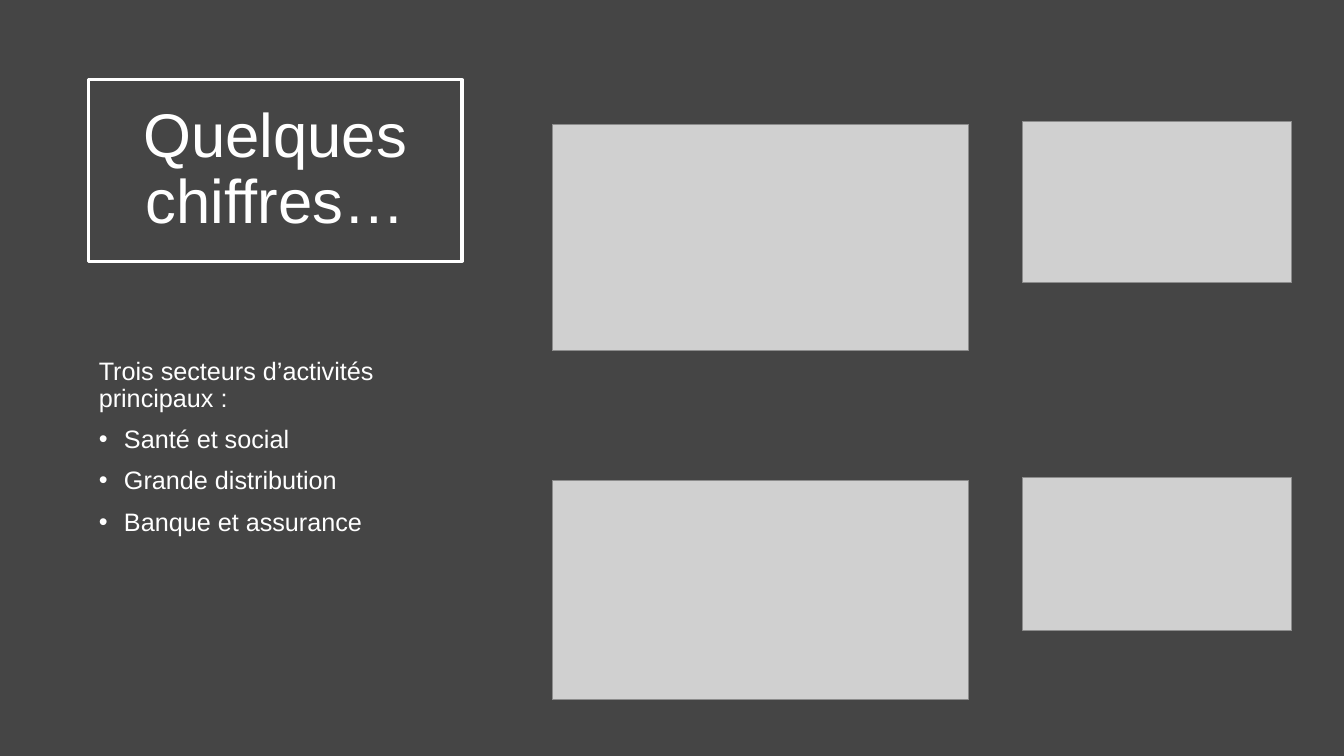
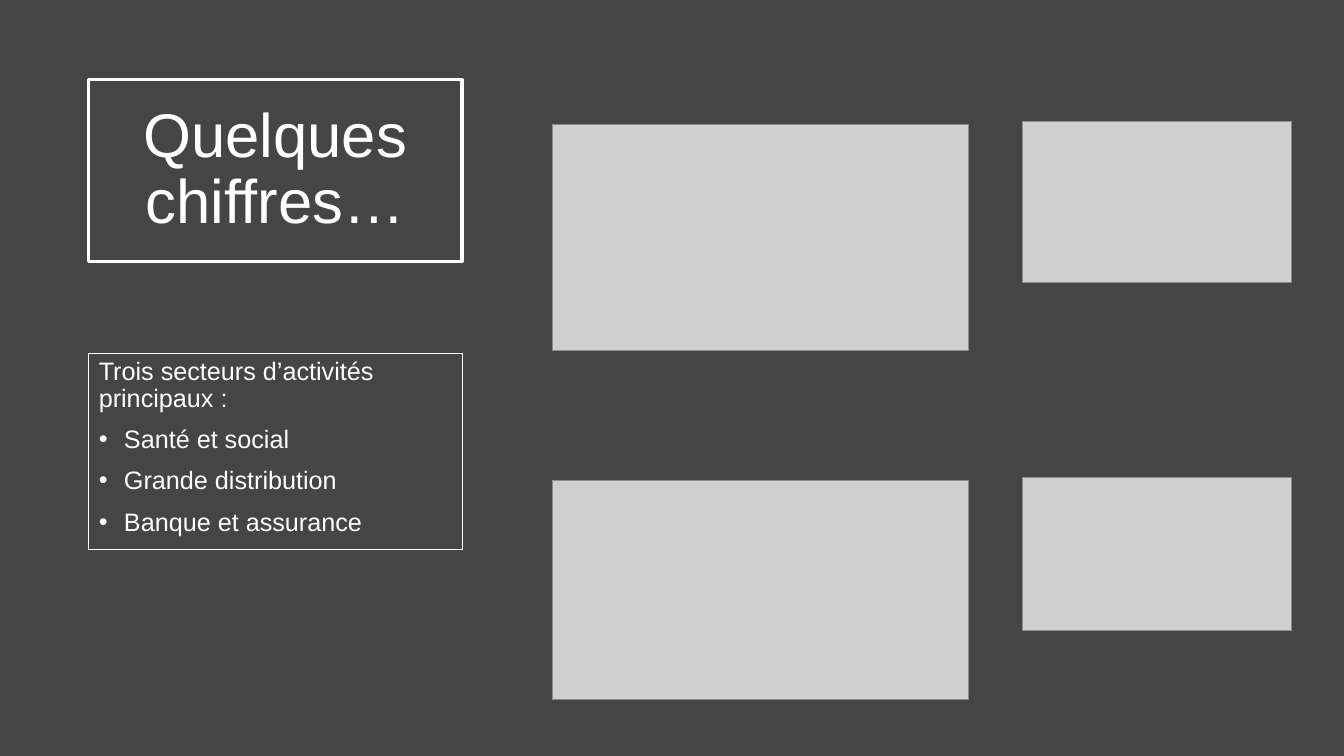
Before and after one commit to Zoridg/Soutenance_stage, a slide deck: slide 5 of Soutenance.pptx. Drawn at 1344x756 pixels with LibreOffice and Linux fonts; fonts in the diff are those of the drawing; grey boxes stand for pictures. Boxes give left, top, right and bottom in pixels: in the first picture for what was removed or moved away, otherwise in the second. Text is boxed around its words. In the diff, an @@ line names an element or a change of style, - is before the commit and + after.

```diff
--- a/Soutenance.pptx
+++ b/Soutenance.pptx
@@ text "Trois secteurs d’activités principaux :": place and size @@
-text "Trois secteurs d’activités principaux :" at box(99, 361, 374, 536)
+text "Trois secteurs d’activités principaux :" at box(89, 354, 462, 551)
@@ text "Trois secteurs d’activités principaux :" at box(89, 354, 462, 551): outline none to #FFFFFF 0.75 pt @@
```
Also in this commit, not shown: 6 other slides changed, 2 slides added.
